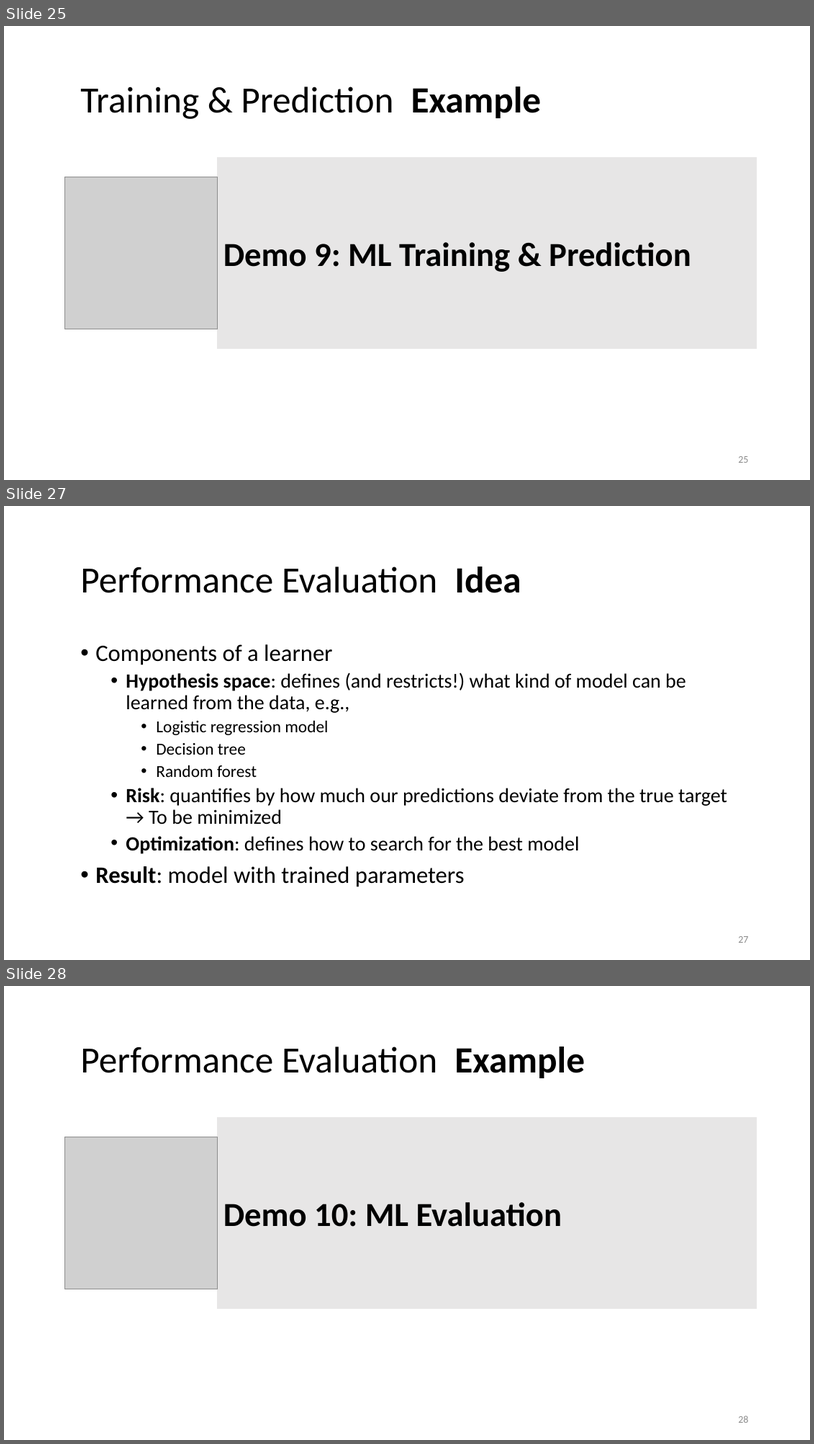
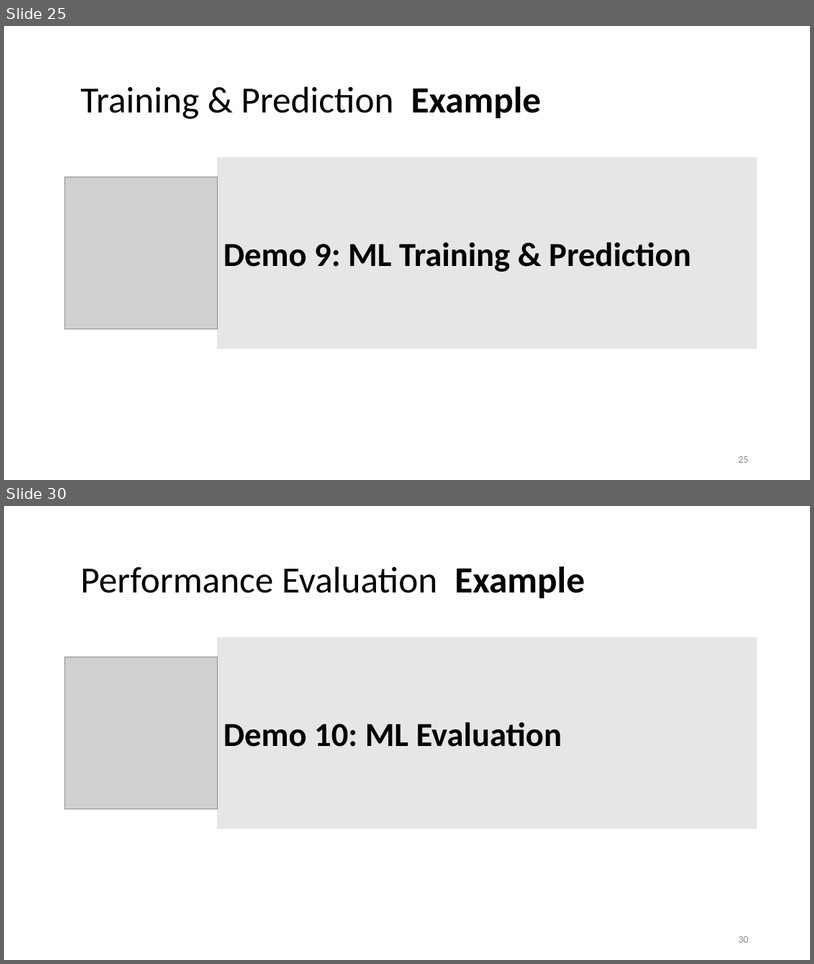
Before and after one commit to lisa-wm/consulting, a slide deck: 5_seminar/Contents_Part_02/slides/slides_II_3.pptx. Shown one above the other, each under a label of ours: slides 25, 27 and 28 before the commit, slides 25 and 30 after it; the slides between them are not shown. The pictures are 814x1444 and 814x964 pixels, drawn with LibreOffice and Linux fonts; fonts in the diff are those of the drawing; grey boxes stand for pictures. Boxes give left, top, right and bottom in pixels: in the first picture for what was removed or moved away, otherwise in the second. Text is boxed around its words. In the diff, an @@ line names an element or a change of style, - is before the commit and + after.

```diff
--- a/5_seminar/Contents_Part_02/slides/slides_II_3.pptx
+++ b/5_seminar/Contents_Part_02/slides/slides_II_3.pptx
@@ slide 27 removed at [4, 506, 810, 960], background #FFFFFF @@
@@ title removed at [80, 566, 521, 593] @@
-Performance Evaluation Idea
@@ text removed at [95, 644, 728, 887] @@
-• Components of a learner
-  • Hypothesis space: defines (and restricts!) what kind of model can be learned from the data, e.g.,
-    • Logistic regression model
-    • Decision tree
-    • Random forest
-  • Risk: quantifies by how much our predictions deviate from the true target
-    → To be minimized
-  • Optimization: defines how to search for the best model
-• Result: model with trained parameters
@@ page number removed at [738, 936, 748, 942] @@
-27
@@ what was slide 28 is now slide 30 @@
@@ page number at [738, 936, 748, 942]: text changed @@
-28
+30
```
Also in this commit, not shown: 7 slides changed, 7 slides added, 1 other slide removed, 4 other files.
